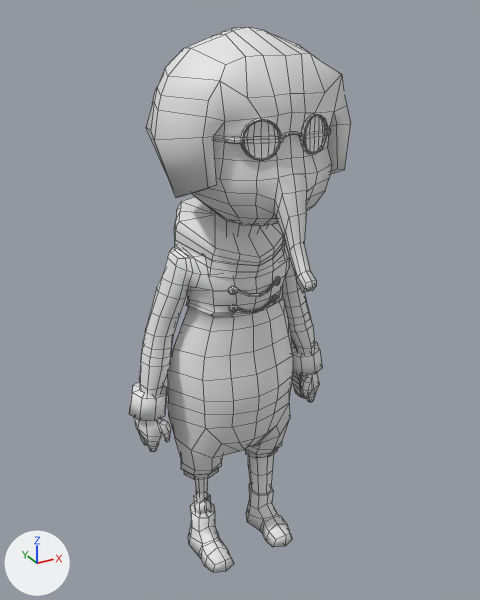
A saved change to the FBX model NenhumAdeusParaNos/Assets/Models/Personagens/NPCs/Mains/DirneV9.fbx.
Rendered twice from a 50 mm lens placed at (-1.073, -1.965, 2.084), pointed at (-0.013, -0.037, 1.12). Lighting does not change. The marker at lower left points along +X, +Y and +Z. Mesh edges are drawn as thin lines. Where no turn or scale is listed for an object, it has been applied to the vertices.

Script lines for the objects in view, before the commit:
```python
me_oculos_mesh = bpy.data.meshes.new('Oculos_Mesh')
me_oculos_mesh.from_pydata(...)  # 1871 vertices, 1772 faces; spans x -0.43..0.43, y -0.46..0.26, z -0.01..2.03
ob_oculos = bpy.data.objects.new('Oculos', me_oculos_mesh)
ob_oculos.location = (0.0, 0.0, 0.0)
```
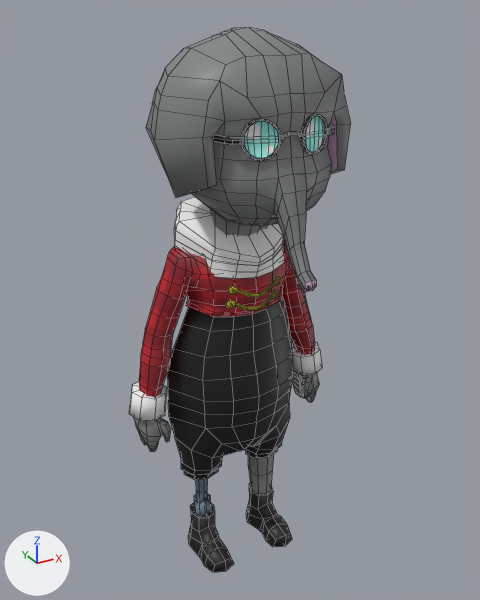
Where the newer file only moved an object's origin or applied its transform, the numbers keep the older frame.

Pixel boxes (x1, y1, x2, y2) of what changed, in the pictures (480 x 600 px; the box of a moved part takes in the faces that stretch with it):
'Oculos', reshaped: before (130, 27, 351, 572); after (129, 27, 351, 572)
part 1 of me_oculos_mesh, cut back: before (213, 114, 330, 161); after (213, 117, 334, 159)
part 2 of me_oculos_mesh, moved or reshaped: before (188, 286, 278, 313); after (188, 286, 278, 311)
part 3 of me_oculos_mesh, recoloured: (130, 27, 351, 572) in both

The change, as a list of edits to the scene's bpy script:
```text
Add img_dirne_png:
    img_dirne_png = load_image('Dirne.png', 'Texturas/Dirne.png', 1024, 1024, 'sRGB')
Add mat_material:
    mat_material = principled_material('Material')
    mat_material.texture = img_dirne_png
Change me_oculos_mesh:
    used by ob_oculos; location = (0.0, 0.0, 0.0)
    remove me_oculos_mesh.from_pydata(...)  # 1871 vertices, 1772 faces; spans x -0.43..0.43, y -0.46..0.26, z -0.01..2.03
    add me_oculos_mesh.from_pydata(...)  # 1730 vertices, 1623 faces; spans x -0.43..0.43, y -0.46..0.26, z -0.01..2.03
    me_oculos_mesh part 1: 20 vertices moved from x -0.17..0.17, y -0.32..-0.27, z 1.7..1.78 to x -0.18..0.18, y -0.32..-0.27, z 1.7..1.78; 144 vertices removed from x -0.23..0.23, y -0.33..-0.13, z 1.68..1.8; 12 vertices added at x -0.25..0.25, y -0.14..-0.13, z 1.73..1.75
    me_oculos_mesh part 2: 6 vertices moved from x -0.1..0.1, y -0.12..-0.11, z 1.12..1.15 to x -0.1..0.1, y -0.12..-0.1, z 1.13..1.15; 77 vertices removed from x -0.21..0.1, y -0.13..0.11, z 1.1..1.19; 76 vertices added at x -0.19..0.1, y -0.14..0.06, z 1.11..1.18
    me_oculos_mesh part 3: 1409 faces spanning x -0.43..0.43, y -0.46..0.26, z -0.01..2.03 switch from no material to mat_material (picture img_dirne_png)
```
